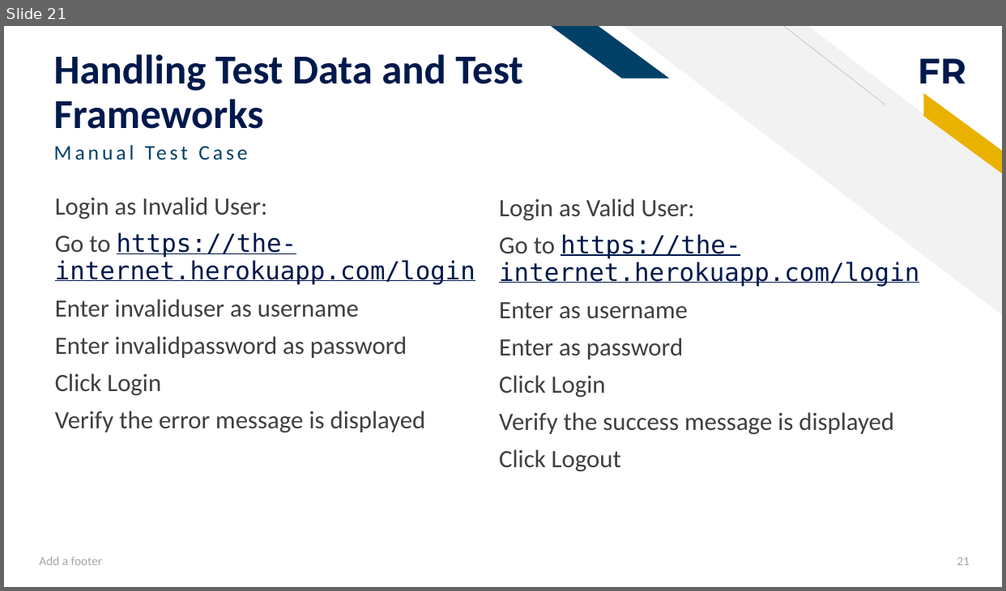
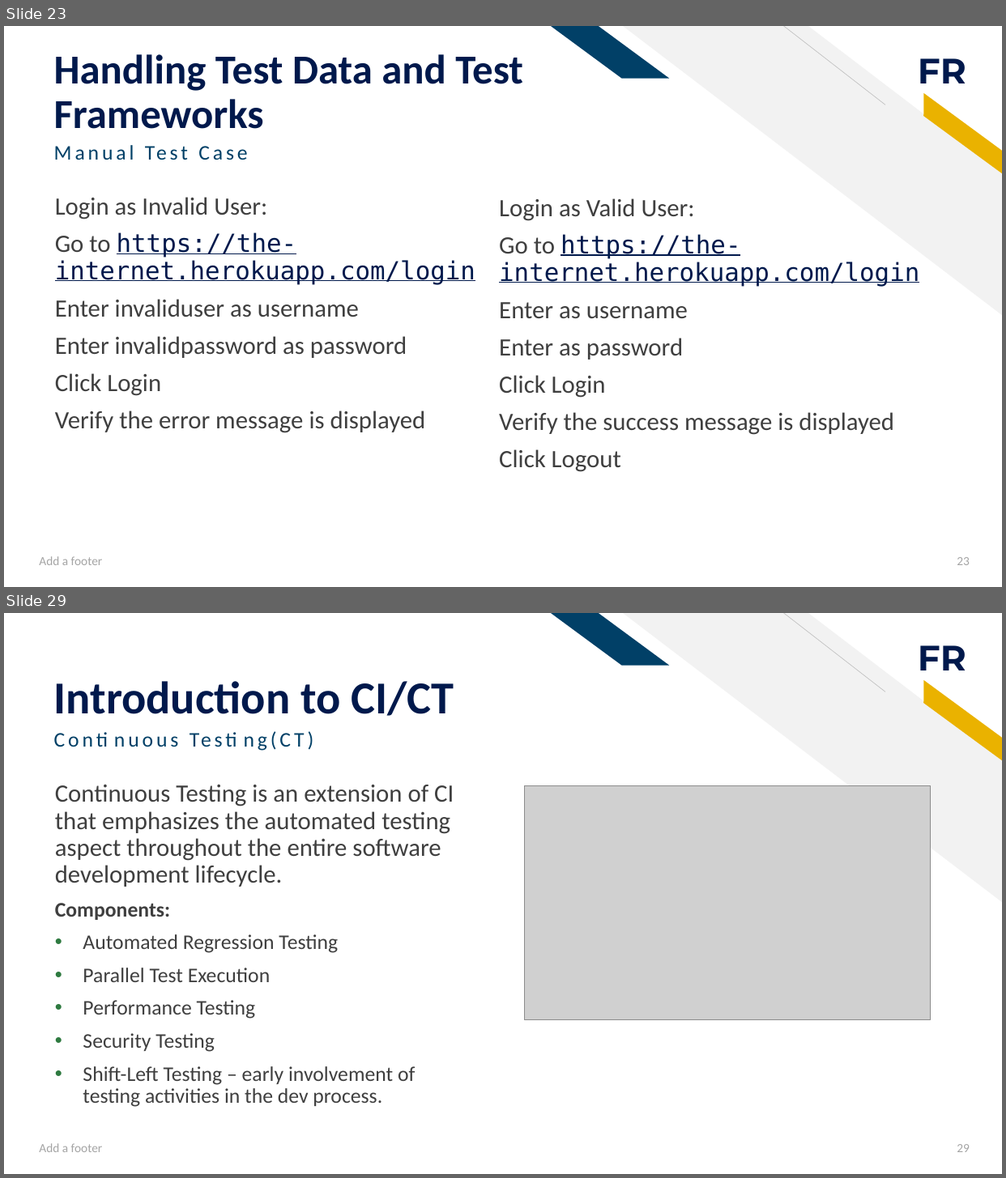
Before and after one commit to ivymorenomt/TestConferenceGuild, a slide deck: docs/From Manual to Automation.pptx. Shown one above the other, each under a label of ours: slide 21 before the commit, slides 23 and 29 after it; the slides between them are not shown. The pictures are 1006x591 and 1006x1178 pixels, drawn with LibreOffice and Linux fonts; fonts in the diff are those of the drawing; grey boxes stand for pictures. Boxes give left, top, right and bottom in pixels: in the first picture for what was removed or moved away, otherwise in the second. Text is boxed around its words. In the diff, an @@ line names an element or a change of style, - is before the commit and + after.

```diff
--- a/docs/From Manual to Automation.pptx
+++ b/docs/From Manual to Automation.pptx
@@ slide 29 added at box(4, 613, 1002, 1174), background #FFFFFF; not listed: 5 template elements that a slide beside it also shows @@
@@ title added at box(54, 681, 454, 716), 44 pt, text #00194C, bold @@
+Introduction to CI/CT
@@ text added at box(55, 784, 246, 807), 20 pt, text #014067 @@
+Continuous Testing(CT)
@@ text added at box(55, 785, 454, 1107), 20 pt, text #3F3F3F @@
+Continuous Testing is an extension of CI that emphasizes the automated testing aspect throughout the entire software development lifecycle.
+Components:
+• Automated Regression Testing
+• Parallel Test Execution
+• Performance Testing
+• Security Testing
+• Shift-Left Testing – early involvement of testing activities in the dev process.
@@ picture added at box(524, 786, 931, 1021) @@
@@ text added at box(39, 1144, 103, 1152), 12 pt, text #A5A5A5 @@
+Add a footer
@@ page number added at box(957, 1144, 970, 1152), 12 pt, text #A5A5A5 @@
+29
@@ what was slide 21 is now slide 23 @@
@@ page number at box(957, 557, 970, 565): text changed @@
-21
+23
```
Also in this commit, not shown: 15 slides changed, 9 other slides added, 2 slides removed, 4 other files.
